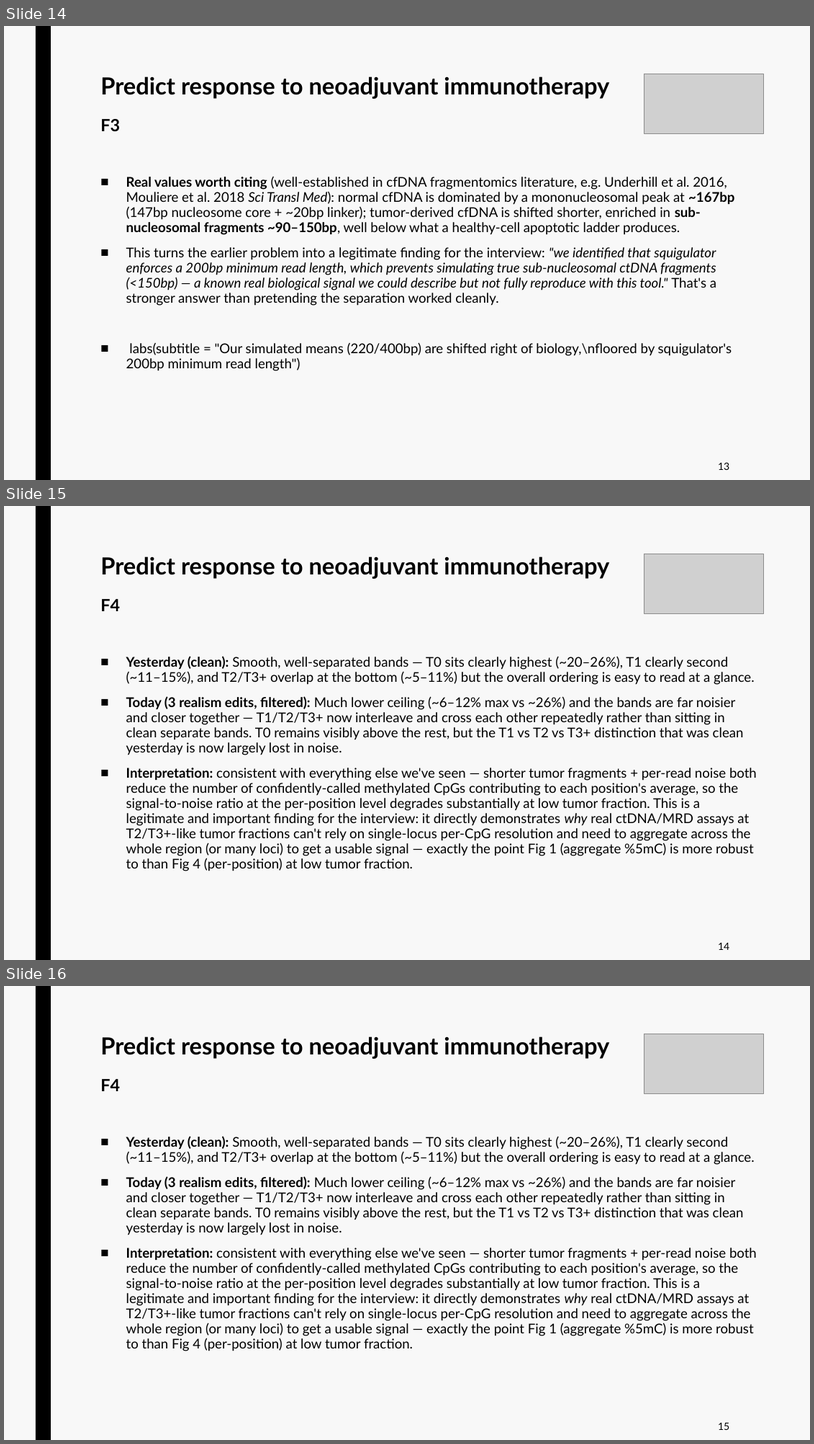
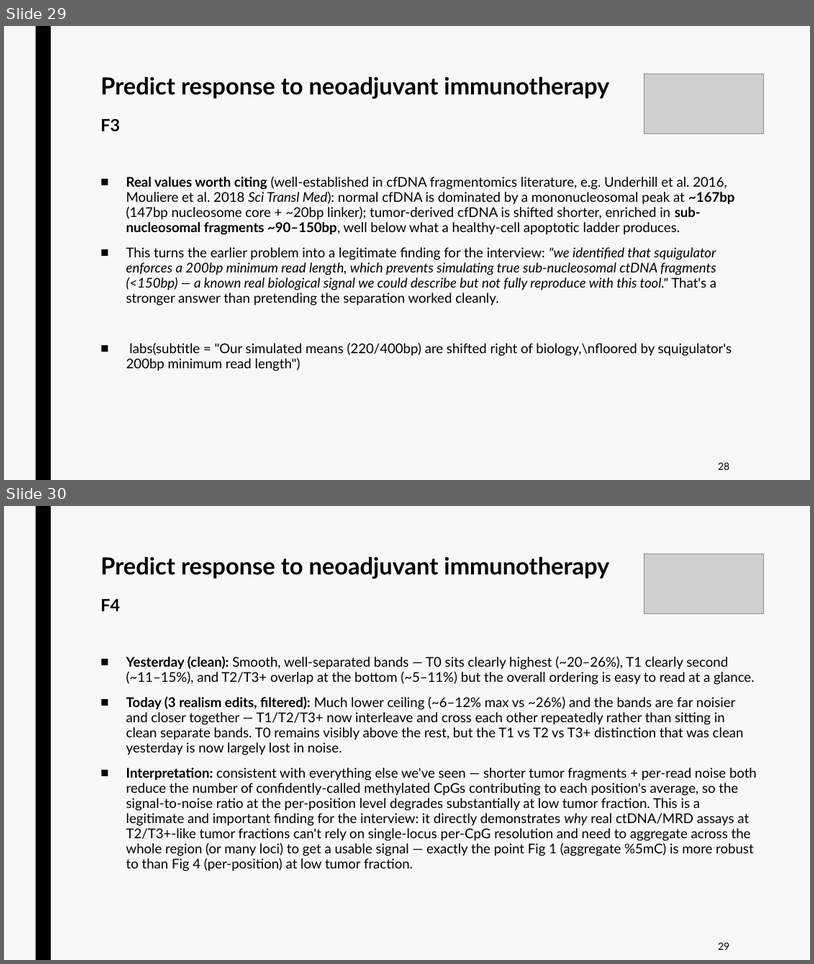
Before and after one commit to jurtasun/presentations, a slide deck: 202609_vhio_symposium/202609_vhio_technical.ppt. Shown one above the other, each under a label of ours: slides 14, 15 and 16 before the commit, slides 29 and 30 after it. The pictures are 814x1444 and 814x964 pixels, drawn with LibreOffice and Linux fonts; fonts in the diff are those of the drawing; grey boxes stand for pictures. Boxes give left, top, right and bottom in pixels: in the first picture for what was removed or moved away, otherwise in the second. Text is boxed around its words. In the diff, an @@ line names an element or a change of style, - is before the commit and + after.

```diff
--- a/202609_vhio_symposium/202609_vhio_technical.ppt
+++ b/202609_vhio_symposium/202609_vhio_technical.ppt
@@ slide 15 removed at <box>4,506,810,960</box>, background #F8F8F8; not listed: 1 template element that a slide beside it also shows @@
@@ title removed at <box>100,556,610,611</box> @@
-Predict response to neoadjuvant immunotherapy
-F4
@@ picture removed at <box>645,554,764,613</box> @@
@@ text removed at <box>126,656,757,871</box> @@
-■ Yesterday (clean): Smooth, well-separated bands — T0 sits clearly highest (~20–26%), T1 clearly second (~11–15%), and T2/T3+ overlap at the bottom (~5–11%) but the overall ordering is easy to read at a glance.
-■ Today (3 realism edits, filtered): Much lower ceiling (~6–12% max vs ~26%) and the bands are far noisier and closer together — T1/T2/T3+ now interleave and cross each other repeatedly rather than sitting in clean separate bands. T0 remains visibly above the rest, but the T1 vs T2 vs T3+ distinction that was clean yesterday is now largely lost in noise.
-■ Interpretation: consistent with everything else we've seen — shorter tumor fragments + per-read noise both reduce the number of confidently-called methylated CpGs contributing to each position's average, so the signal-to-noise ratio at the per-position level degrades substantially at low tumor fraction. This is a legitimate and important finding for the interview: it directly demonstrates why real ctDNA/MRD assays at T2/T3+-like tumor fractions can't rely on single-locus per-CpG resolution and need to aggregate across the whole region (or many loci) to get a usable signal — exactly the point Fig 1 (aggregate %5mC) is more robust to than Fig 4 (per-position) at low tumor fraction.
@@ page number removed at <box>718,942,730,950</box> @@
-14
@@ what was slide 14 is now slide 29 @@
@@ page number at <box>718,462,730,470</box>: text changed @@
-13
+28
@@ what was slide 16 is now slide 30 @@
@@ page number at <box>718,942,730,950</box>: text changed @@
-15
+29
```
Also in this commit, not shown: 2 slides changed, 20 slides added, 7 other slides removed, 28 other files.
